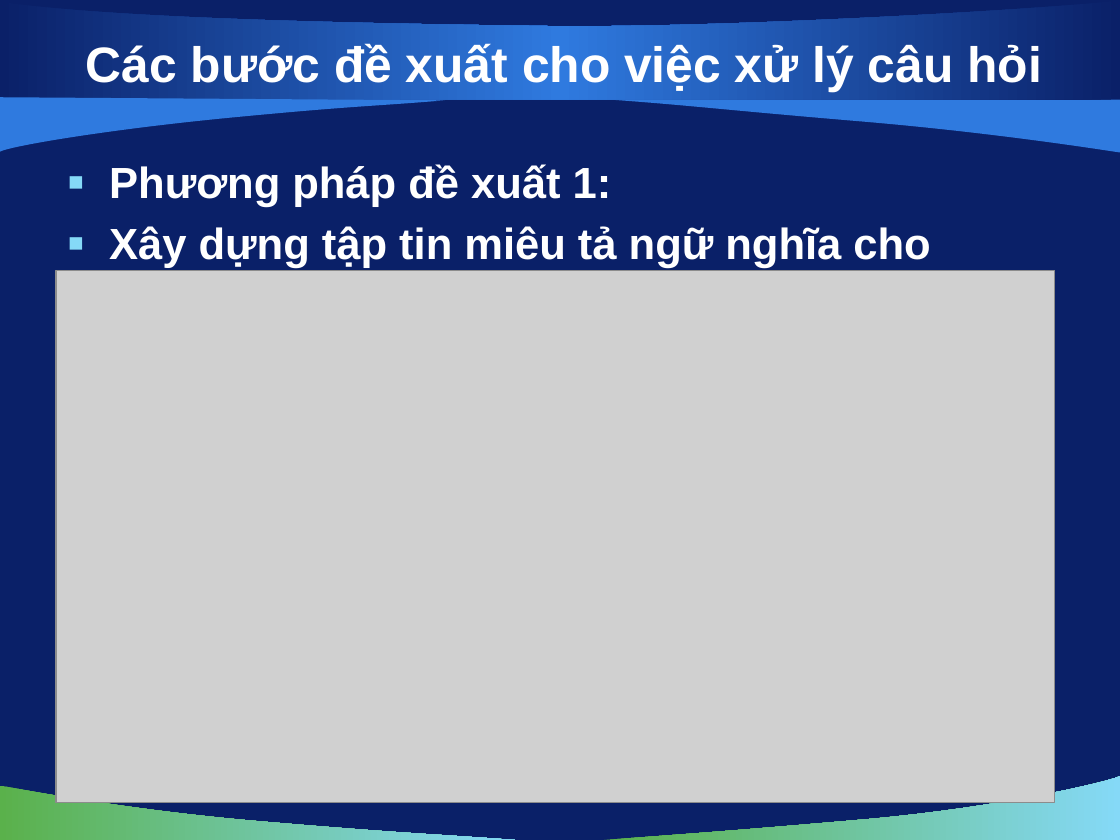
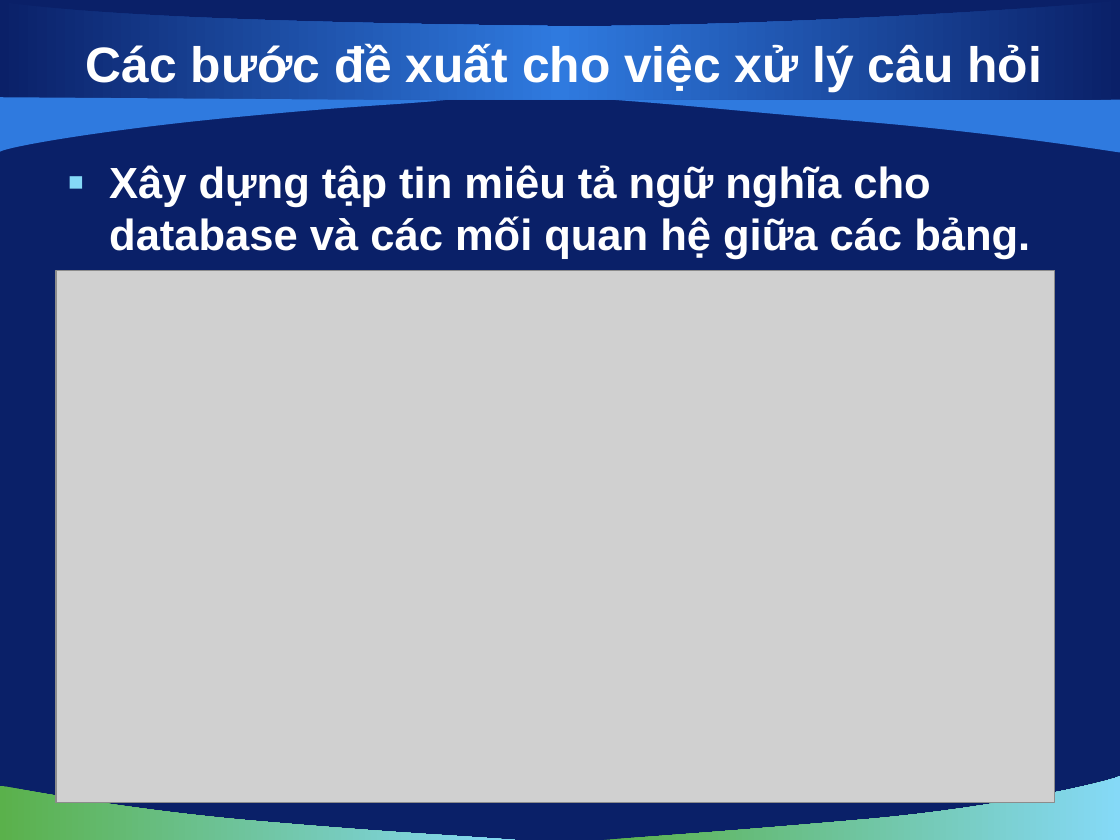
Before and after one commit to vuaviet/filnalproject, a slide deck: slide 8 of De Cuong/bao cao 22-10-2010.pptx. Drawn at 1120x840 pixels with LibreOffice and Linux fonts; fonts in the diff are those of the drawing; grey boxes stand for pictures; background and template pictures are left out. Boxes give left, top, right and bottom in pixels: in the first picture for what was removed or moved away, otherwise in the second. Text is boxed around its words. In the diff, an @@ line names an element or a change of style, - is before the commit and + after.

```diff
--- a/De Cuong/bao cao 22-10-2010.pptx
+++ b/De Cuong/bao cao 22-10-2010.pptx
@@ text at (x1=109, y1=164, x2=612, y2=207): paragraph removed @@
-  ▪ Phương pháp đề xuất 1:
```
Also in this commit, not shown: 4 other slides changed, 3 slides removed, 3 other files.
